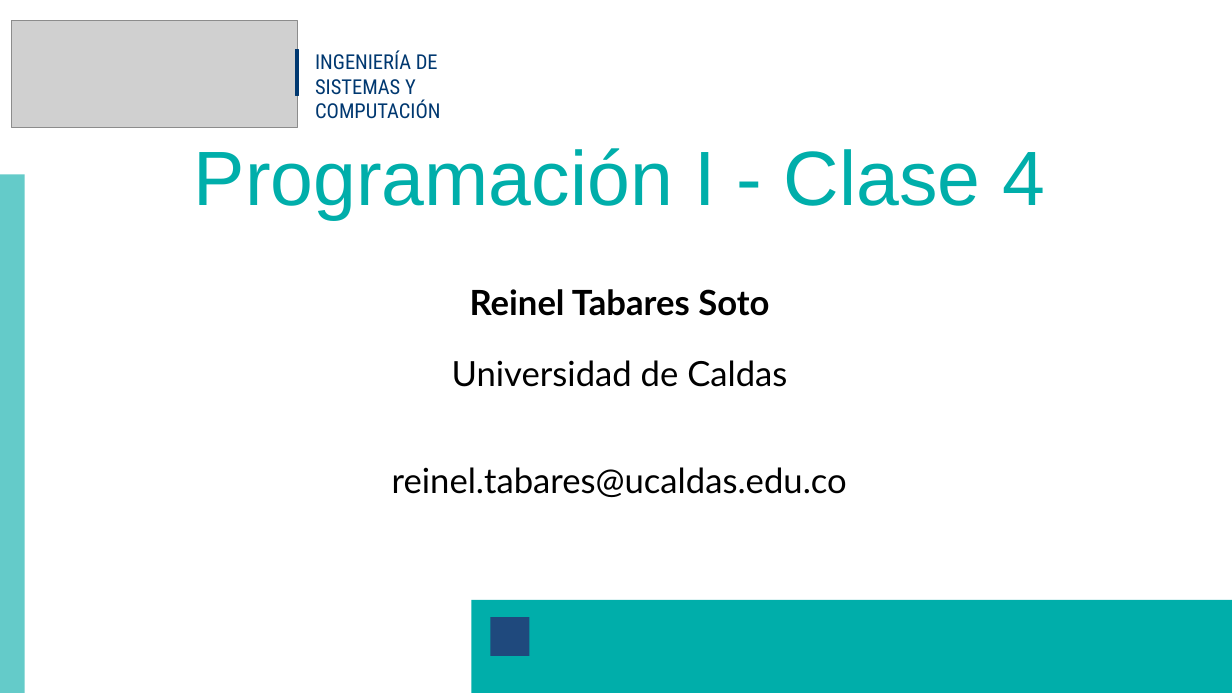
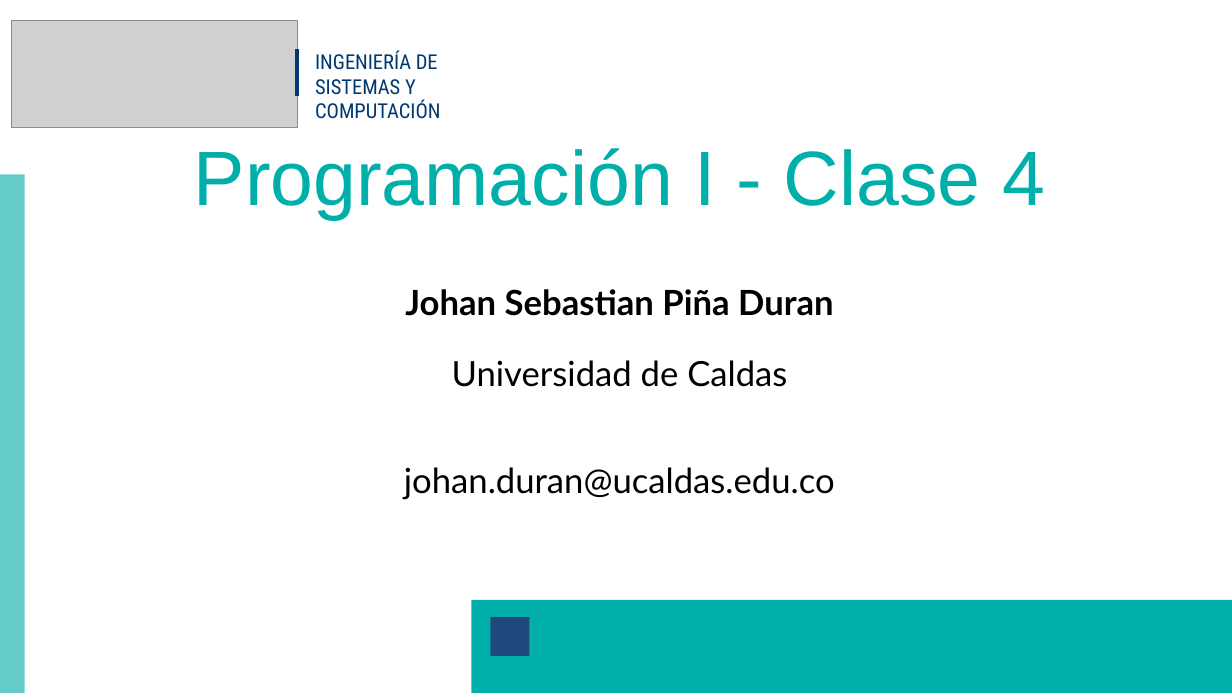
Before and after one commit to BioAITeamLearning/AlgProgI_2026_02_Ucaldas, a slide deck: slide 2 of content/resources/clase-4/Clase 4 - Programación I.pptx. Drawn at 1232x693 pixels with LibreOffice and Linux fonts; fonts in the diff are those of the drawing; grey boxes stand for pictures. Boxes give left, top, right and bottom in pixels: in the first picture for what was removed or moved away, otherwise in the second. Text is boxed around its words. In the diff, an @@ line names an element or a change of style, - is before the commit and + after.

Commit message:
Actualiza portadas de presentaciones con datos de Johan

```diff
--- a/content/resources/clase-4/Clase 4 - Programación I.pptx
+++ b/content/resources/clase-4/Clase 4 - Programación I.pptx
@@ text at bbox=[405, 289, 833, 316]: text changed @@
-Reinel Tabares Soto
+Johan Sebastian Piña Duran
@@ text at bbox=[404, 467, 835, 500]: text changed @@
-reinel.tabares@ucaldas.edu.co
+johan.duran@ucaldas.edu.co
```
Also in this commit, not shown: 17 other files.
